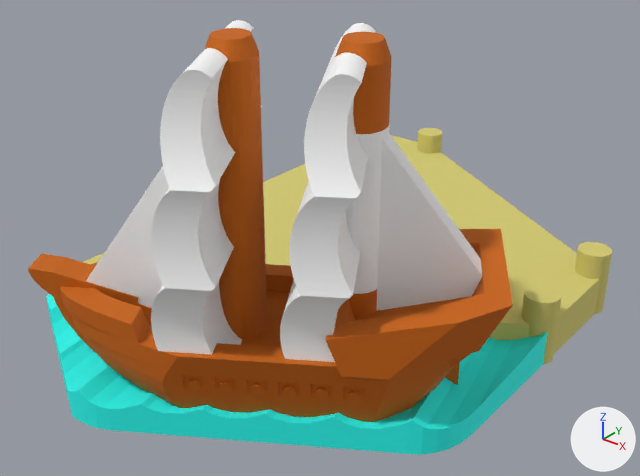
The glTF model public/assets/harbor_base.glb as it was, and as the next commit left it.
Rendered twice from a 50 mm camera at (34.9, -83.8, 27.9) aimed at (5.3, -46.8, 4.9). Every picture has the same lights, and +X, +Y and +Z are marked at lower right. The first picture is the older version. Vertices at exactly the same position are counted once.

The first picture shows 'harbor_base'.
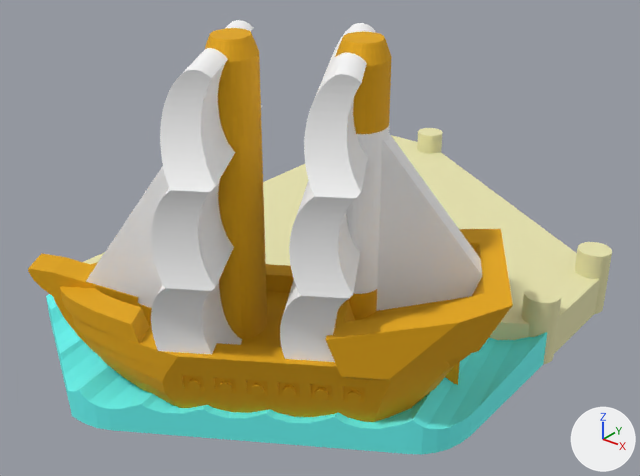
The change, as a list of edits to the scene's bpy script:
```text
Change me_harbor_base___1:
    where me_harbor_base___1.from_pydata(...)  # 7269 vertices, 14560 faces; spans x -7.3..20.4, y -63.0..-23.0, z 0.0..18.9
    used by ob_harbor_base; location = (0.0, 0.0, 0.0)
    me_harbor_base___1 part 1: 7192 faces centred in x -2.0..19.9, y -61.9..-46.1, z 1.3..18.9 are repainted in the vertex colours; the middle colour goes from orange #cc6600 to yellow #e7aa00
    me_harbor_base___1 part 2: 942 faces centred in x -7.3..18.9, y -56.3..-23.0, z 0.0..4.0 are repainted in the vertex colours; the middle colour goes from yellow #d9cf74 to beige #ede9b4
    me_harbor_base___1 part 3: 380 faces centred in x -7.3..18.7, y -63.0..-43.7, z 0.0..2.1 are repainted in the vertex colours; the middle colour goes from cyan #27fff5 to cyan #6dfffb
```

Location of each change, [x1, y1, x2, y2] in pixels of the pictures (640 x 476 px):
part 1 of me_harbor_base___1, recoloured (lighter): [28, 28, 513, 422] in both
part 2 of me_harbor_base___1, recoloured (yellow to beige): [84, 128, 612, 364] in both
part 3 of me_harbor_base___1, recoloured: [46, 294, 547, 455] in both
